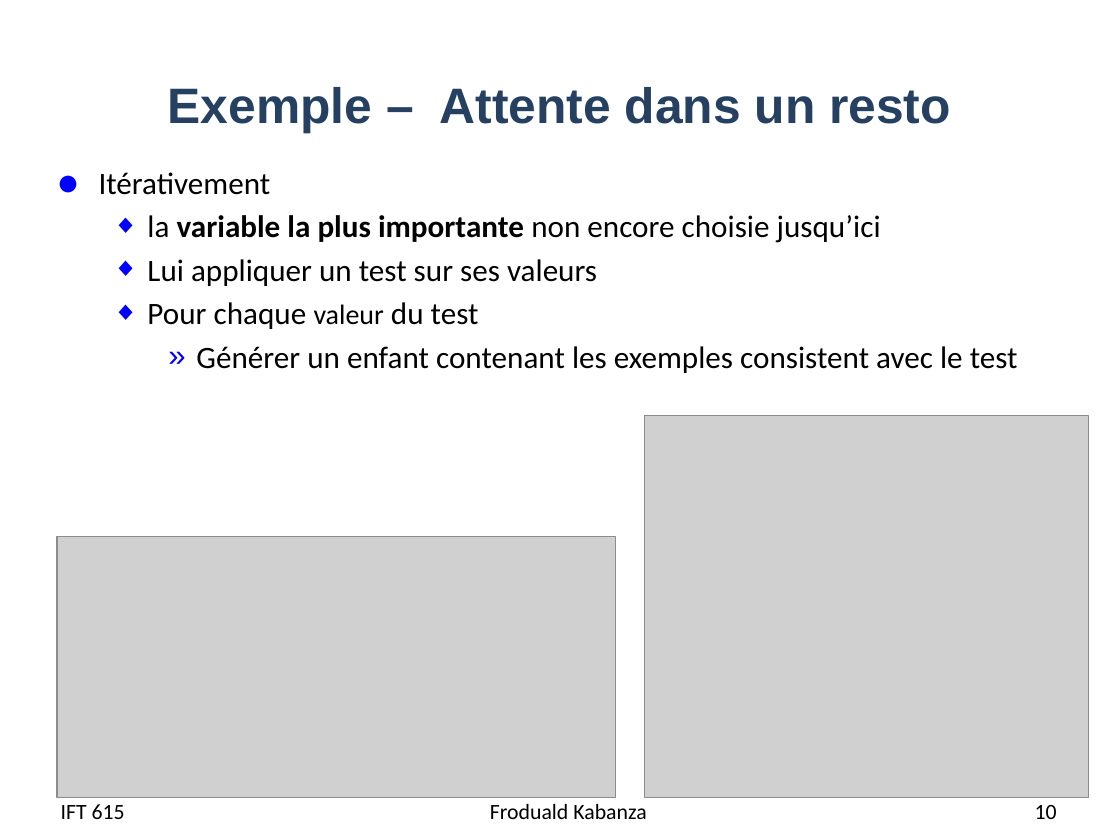
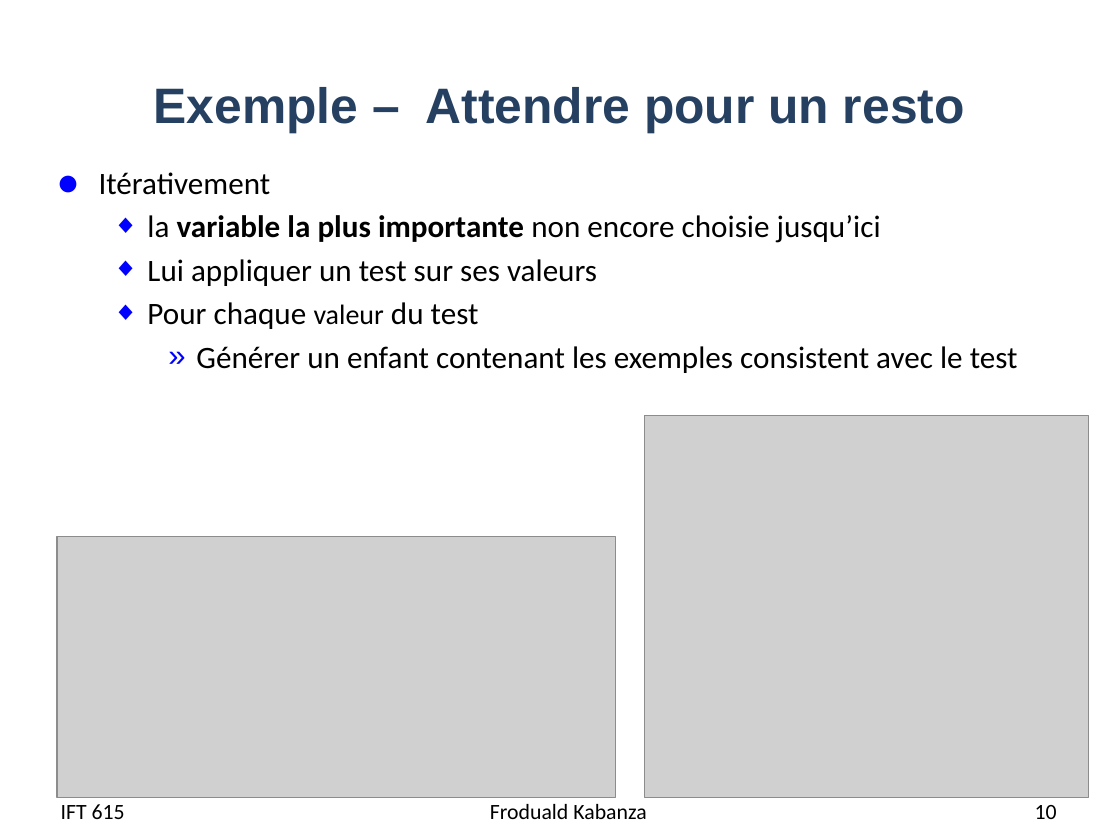
Before and after one commit to djeffkanda/djeffkanda.github.io, a slide deck: slide 10 of ift/assets/slides/ift615-08-Apprentissage avec des arbres de decision.pptx. Drawn at 1120x840 pixels with LibreOffice and Linux fonts; fonts in the diff are those of the drawing; grey boxes stand for pictures. Boxes give left, top, right and bottom in pixels: in the first picture for what was removed or moved away, otherwise in the second. Text is boxed around its words. In the diff, an @@ line names an element or a change of style, - is before the commit and + after.

```diff
--- a/ift/assets/slides/ift615-08-Apprentissage avec des arbres de decision.pptx
+++ b/ift/assets/slides/ift615-08-Apprentissage avec des arbres de decision.pptx
@@ title at (154, 87, 965, 133): text changed @@
-Exemple – Attente dans un resto
+Exemple – Attendre pour un resto
```
Also in this commit, not shown: 13 other slides changed, 2 other files.
